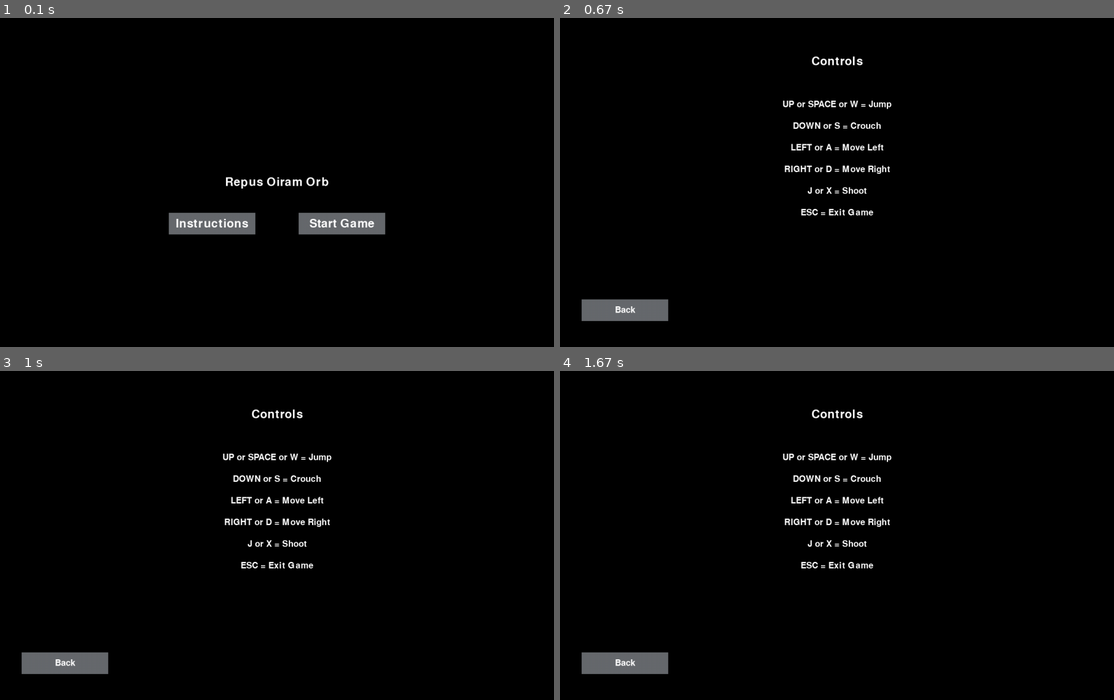
Above: before the commit, frames 1-4 (two rows, left to right).
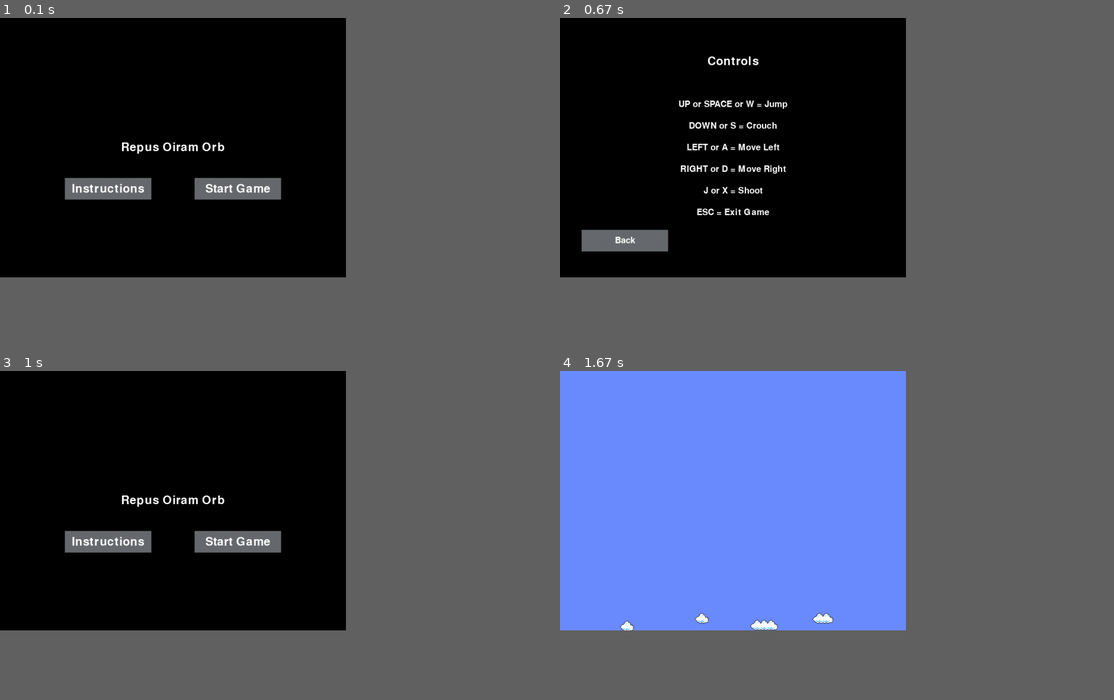
Above: after the commit, the same moments.

Repository: WarrenWu4/super-mario-bros-pygame
Game: pygame game, started from main.py
The game is run twice, just before and just after one commit, with the same random seed, the same clock (stepped at 60 frames per second) and the same inputs.
Inputs (mouse positions are in pixels of both pictures, inside the frame that each line leads up to):
- Up to frame 1 (0.1 s): no input
- Up to frame 2 (0.67 s): click "Instructions" at 0.38 s
- Up to frame 3 (1 s): click (49, 594) at 0.88 s
- Up to frame 4 (1.67 s): click (798, 542) at 1.22 s, where only the run after the commit has a clickable "Start Game"; tap Space at 1.5 s
In our replay, the window is 900x534 before the commit and 562x421 after it. These sizes can differ from the game's own. Grey fills any space a smaller window leaves; there, only what the larger window draws over its background counts as a difference.

The runs differ from the first frame. In frame 1, 4.6% of the frame differs, in the area x 11-70%, y 37-66%; in frame 2, 4.5%; in frame 3, 4.6%; in frame 4, 50%, in the area x 0-63%, y 0-93%.

Commit message:
smaller screen size

Diff:
--- a/main.py
+++ b/main.py
@@ -7,7 +7,7 @@
 
 '''intialize screen and clock'''
 pygame.init()
-res = (1280, 760)  # screen resolution
+res = (800, 600)  # screen resolution
 screen = pygame.display.set_mode(res)
 timer = pygame.time.Clock()
 
@@ -36,19 +36,13 @@
             pygame.quit()  # then quits pygame
             sys.exit()  # then quits the program
 
-    '''if in starting screen'''
-    if startState:
+    '''if in starting or instruction screen'''
+    if startState or instState:
         screen.fill((0, 0, 0))  # resets screen
-        start_screen.run()
+        start_screen.run() if startState else inst_screen.run()
         # check if buttons were pressed
-        startState, gameState, instState = start_screen.checkBtnPress()
-
-    '''if in instruction screen'''
-    if instState:
-        screen.fill((0, 0, 0))  # resets screen
-        inst_screen.run()
-        # check if button was pressed
-        startState, gameState, instState = inst_screen.checkBtnPress()
+        startState, gameState, instState = start_screen.checkBtnPress(
+        ) if startState else inst_screen.checkBtnPress()
 
     '''If not on start or instruction screen, gameplay screen'''
     if gameState:
--- a/screens/instructionScreen.py
+++ b/screens/instructionScreen.py
@@ -40,8 +40,8 @@
     def backButton(self):
 
         # specify coordinates
-        xPos = self.res[0]/2 - self.btnWidth - 390
-        yPos = self.res[1]/2 + self.btnHeight + 220
+        xPos = self.res[0] - (self.res[0] - 50)
+        yPos = self.res[1] - 110
 
         # create button background
         self.backBtn = [xPos, yPos, self.btnWidth, self.btnHeight]
--- a/screens/startScreen.py
+++ b/screens/startScreen.py
@@ -67,7 +67,7 @@
             if btn2X <= mouseX <= btn2X+self.btnWidth and btn2Y <= mouseY <= btn2Y+self.btnHeight:
                 return (False, True, False)  # navigate to gameplay
 
-        #otherwise stay on starting screen
+        # otherwise stay on starting screen
         return (True, False, False)
 
     def run(self):
